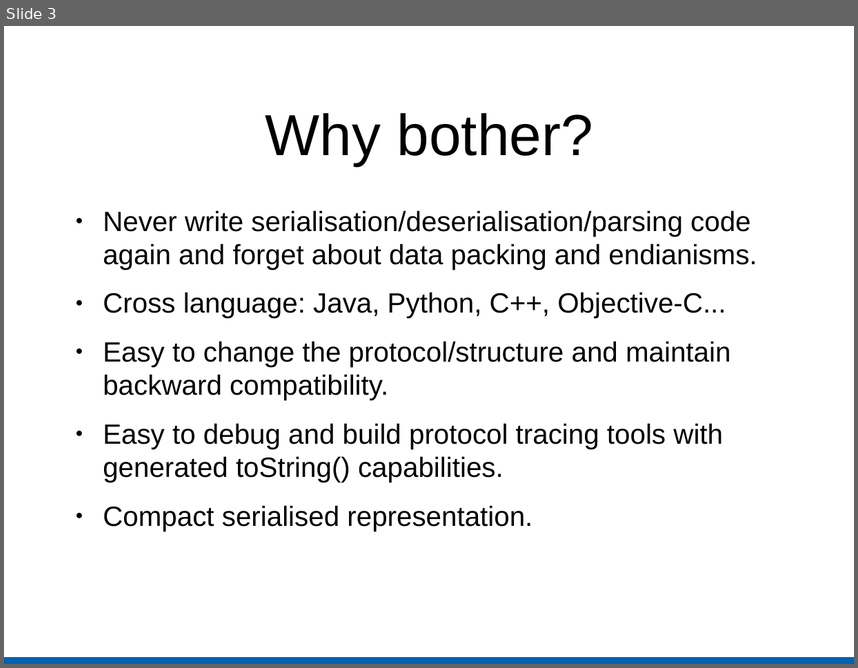
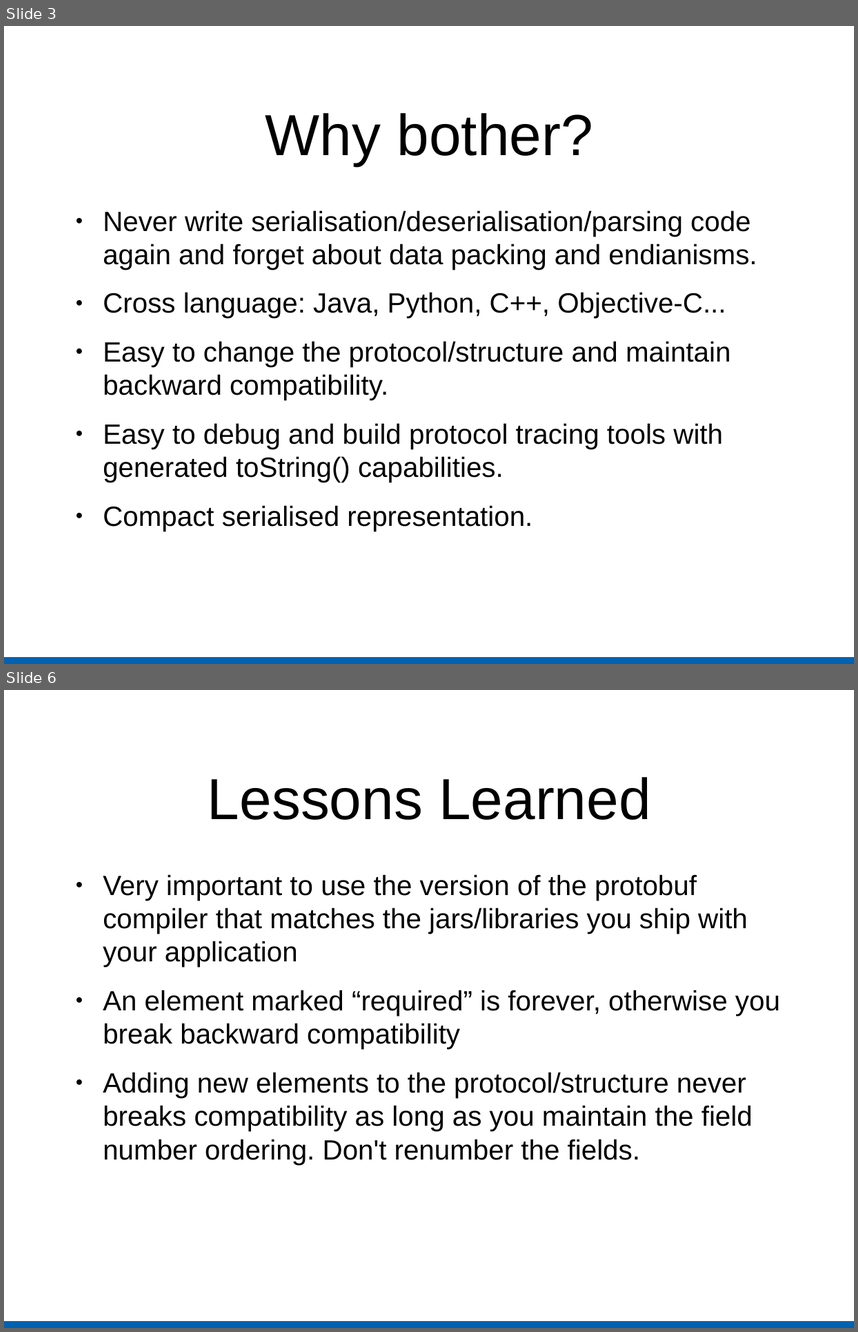
Before and after one commit to warwickhunter/play, a slide deck: protobuf_preso/google_protocol_buffers.odp. Shown one above the other, each under a label of ours: slide 3 before the commit, slides 3 and 6 after it; the slides between them are not shown. The pictures are 858x668 and 858x1332 pixels, drawn with LibreOffice and Linux fonts; fonts in the diff are those of the drawing. Boxes give left, top, right and bottom in pixels: in the first picture for what was removed or moved away, otherwise in the second. Text is boxed around its words. In the diff, an @@ line names an element or a change of style, - is before the commit and + after.

```diff
--- a/protobuf_preso/google_protocol_buffers.odp
+++ b/protobuf_preso/google_protocol_buffers.odp
@@ slide 6 added at <box>4,690,854,1328</box>, background #FFFFFF; not listed: 1 template element that a slide beside it also shows @@
@@ title added at <box>208,777,651,820</box>, 54 pt, text #000000 @@
+Lessons Learned
@@ text added at <box>103,874,780,1164</box>, 26 pt, text #000000 @@
+● Very important to use the version of the protobuf compiler that matches the jars/libraries you ship with your application
+● An element marked “required” is forever, otherwise you break backward compatibility
+● Adding new elements to the protocol/structure never breaks compatibility as long as you maintain the field number ordering. Don't renumber the fields.
```
Also in this commit, not shown: 1 slide changed, 5 other slides added, 1 slide removed, 3 other files.
